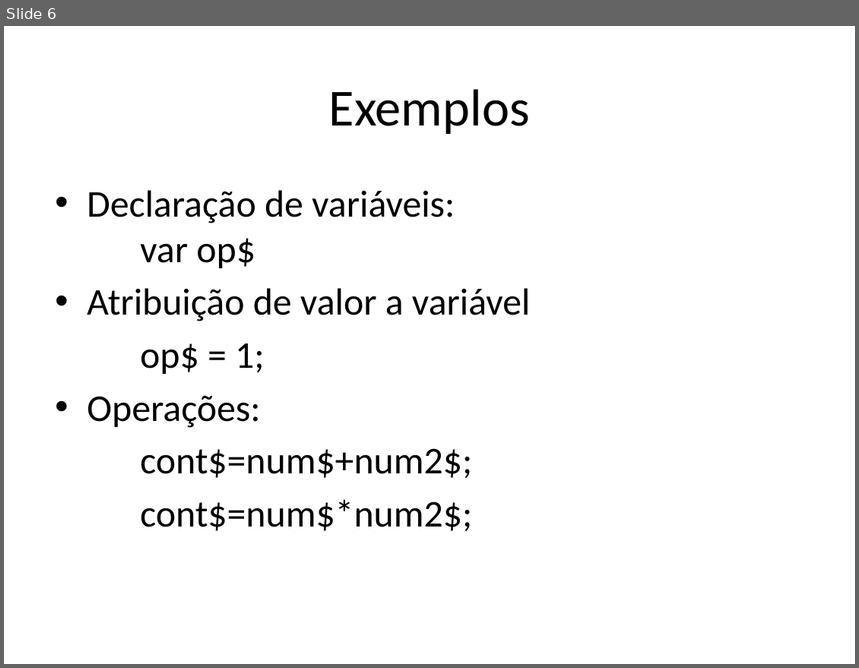
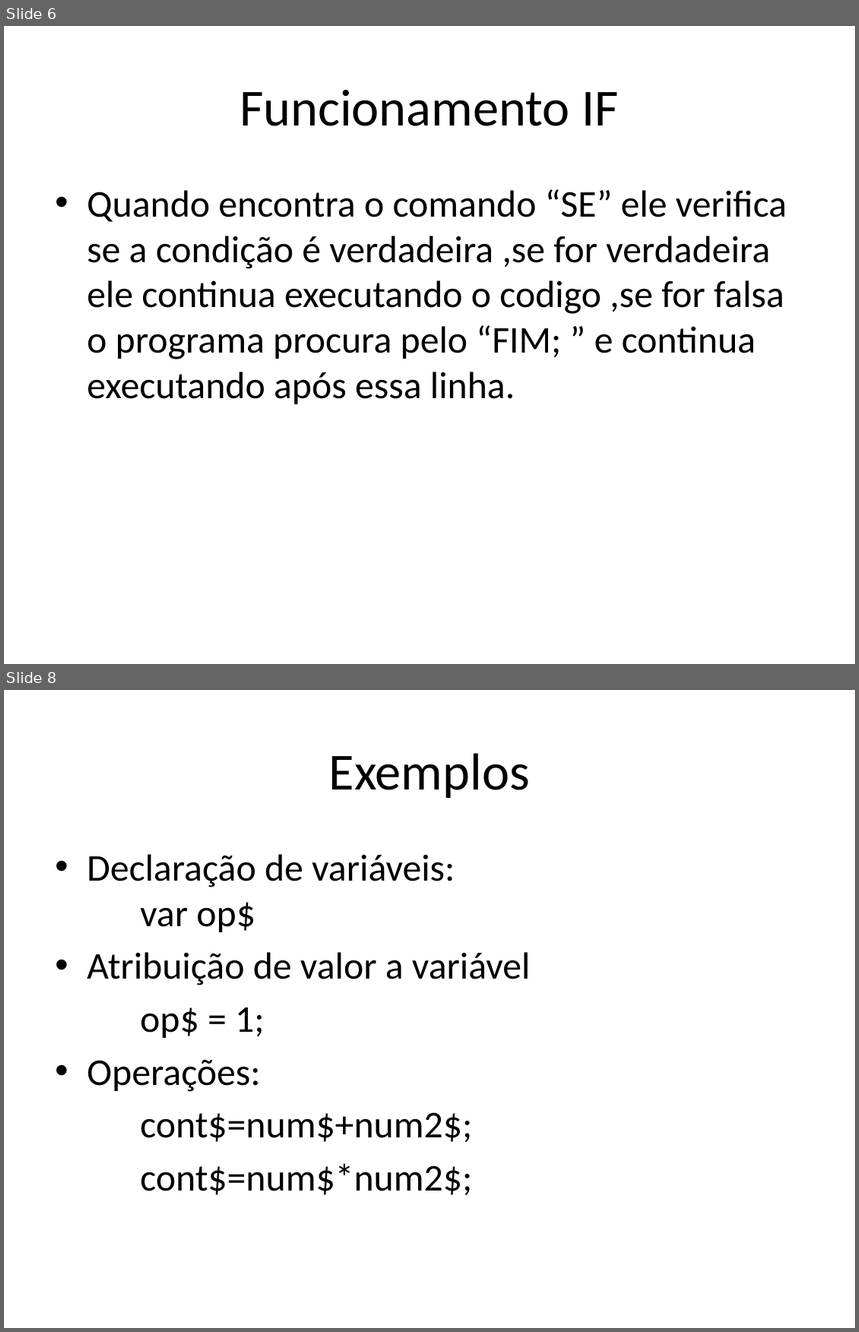
Before and after one commit to Kevinspiller/baidu, a slide deck: Linguagem Baidu.pptx. Shown one above the other, each under a label of ours: slide 6 before the commit, slides 6 and 8 after it; the slides between them are not shown. The pictures are 859x668 and 859x1332 pixels, drawn with LibreOffice and Linux fonts; fonts in the diff are those of the drawing. Boxes give left, top, right and bottom in pixels: in the first picture for what was removed or moved away, otherwise in the second. Text is boxed around its words. In the diff, an @@ line names an element or a change of style, - is before the commit and + after.

```diff
--- a/Linguagem Baidu.pptx
+++ b/Linguagem Baidu.pptx
@@ slide 6 added at [4,26,855,664], background #FFFFFF @@
@@ title added at [240,90,619,126], 44 pt, text #000000 @@
+Funcionamento IF
@@ text added at [87,189,787,404], 32 pt, text #000000 @@
+• Quando encontra o comando “SE” ele verifica se a condição é verdadeira ,se for verdadeira ele continua executando o codigo ,se for falsa o programa procura pelo “FIM; ” e continua executando após essa linha.
@@ what was slide 6 is now slide 8 @@
```
Also in this commit, not shown: 1 slide changed, 5 other slides added, 15 slides removed.
